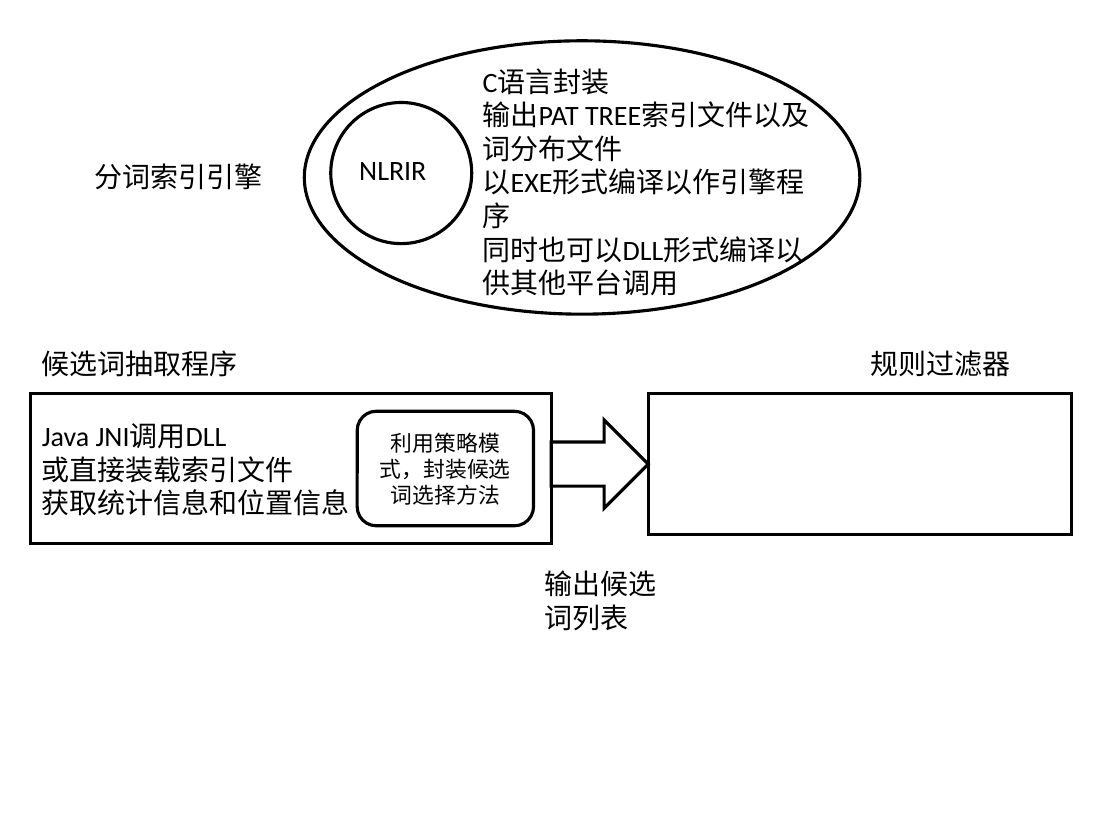
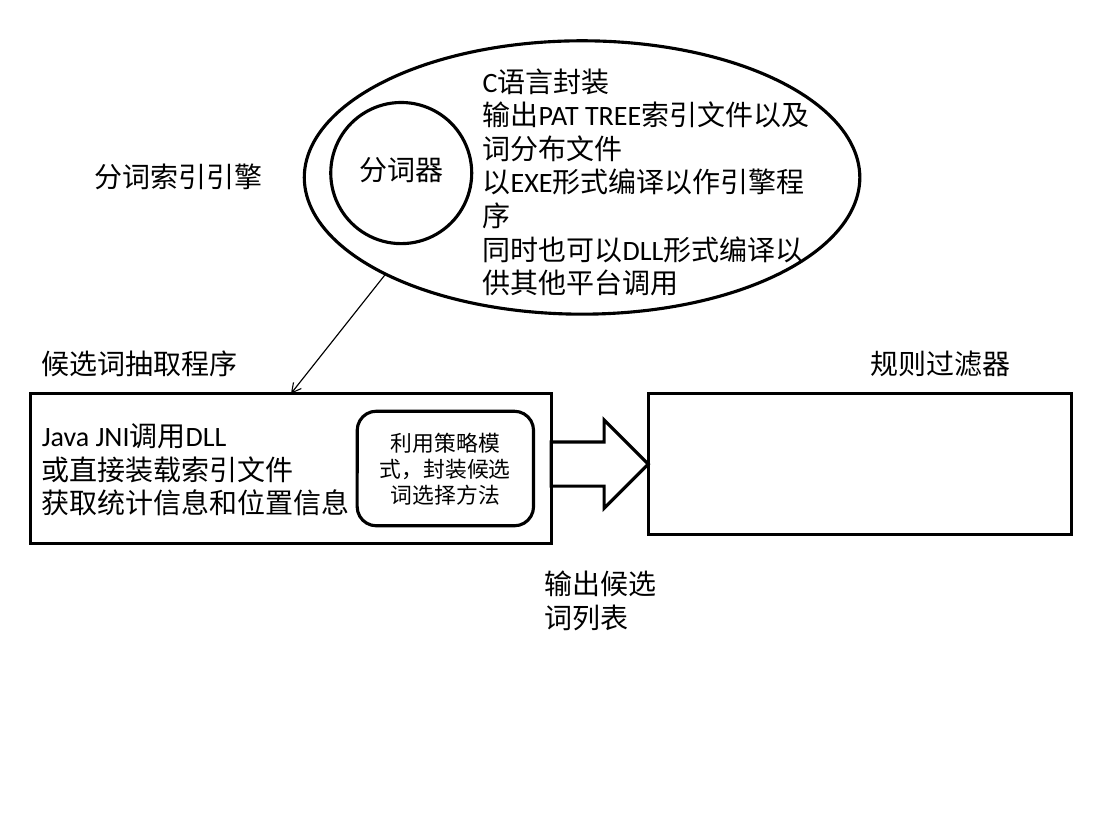
Before and after one commit to soulzhao/termsDiscoverer, a slide deck: slide 1 of docs/architecture.ppt. Drawn at 1120x840 pixels with LibreOffice and Linux fonts; fonts in the diff are those of the drawing. Boxes give left, top, right and bottom in pixels: in the first picture for what was removed or moved away, otherwise in the second. Text is boxed around its words. In the diff, an @@ line names an element or a change of style, - is before the commit and + after.

```diff
--- a/docs/architecture.ppt
+++ b/docs/architecture.ppt
@@ text at (x1=359, y1=157, x2=443, y2=183): text changed @@
-NLRIR
+分词器
@@ arrow added from (385, 274) to (291, 393), #000000 0.74 pt @@
```
Also in this commit, not shown: 2 other files.
